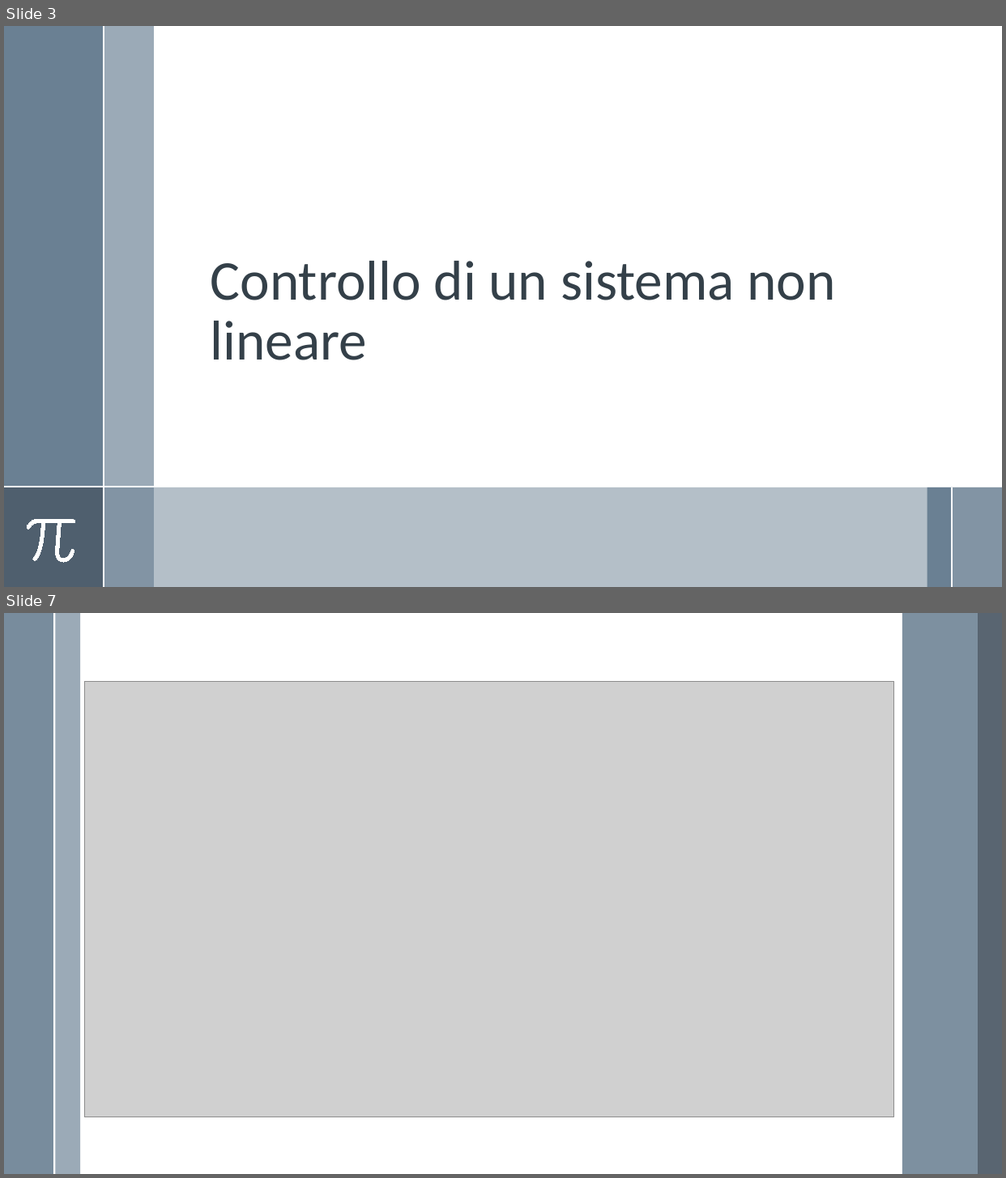
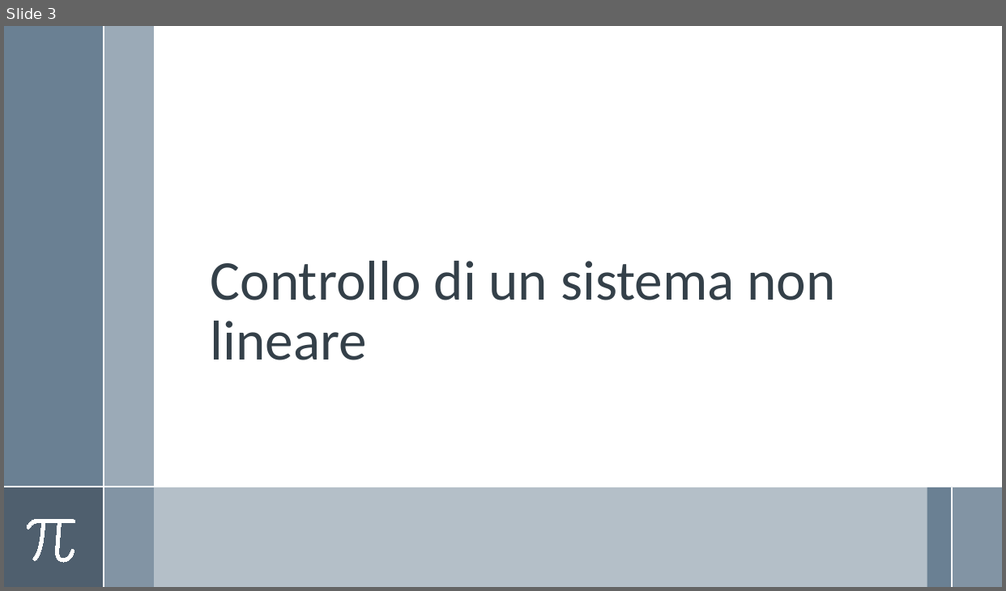
Before and after one commit to Alfystar/mv-Project, a slide deck: 00_Relazione/Simulazione sistema e Modello di controllo/Simulazione e Controllo.pptx. Shown one above the other, each under a label of ours: slides 3 and 7 before the commit, slide 3 after it; the slides between them are not shown. The pictures are 1006x1178 and 1006x591 pixels, drawn with LibreOffice and Linux fonts; fonts in the diff are those of the drawing; grey boxes stand for pictures. Boxes give left, top, right and bottom in pixels: in the first picture for what was removed or moved away, otherwise in the second. Text is boxed around its words. In the diff, an @@ line names an element or a change of style, - is before the commit and + after.

```diff
--- a/00_Relazione/Simulazione sistema e Modello di controllo/Simulazione e Controllo.pptx
+++ b/00_Relazione/Simulazione sistema e Modello di controllo/Simulazione e Controllo.pptx
@@ slide 7 removed at [4, 613, 1002, 1174], background #FFFFFF @@
@@ rectangle removed at [4, 613, 54, 1174] @@
@@ line removed from (54, 613) to (54, 1174) @@
@@ rectangle removed at [55, 613, 79, 1174] @@
@@ rectangle removed at [902, 613, 978, 1174] @@
@@ rectangle removed at [978, 613, 1002, 1174] @@
@@ picture removed at [84, 682, 893, 1118] @@
```
Also in this commit, not shown: 4 slides changed, 2 slides added, 1 other slide removed, 4 other files.
